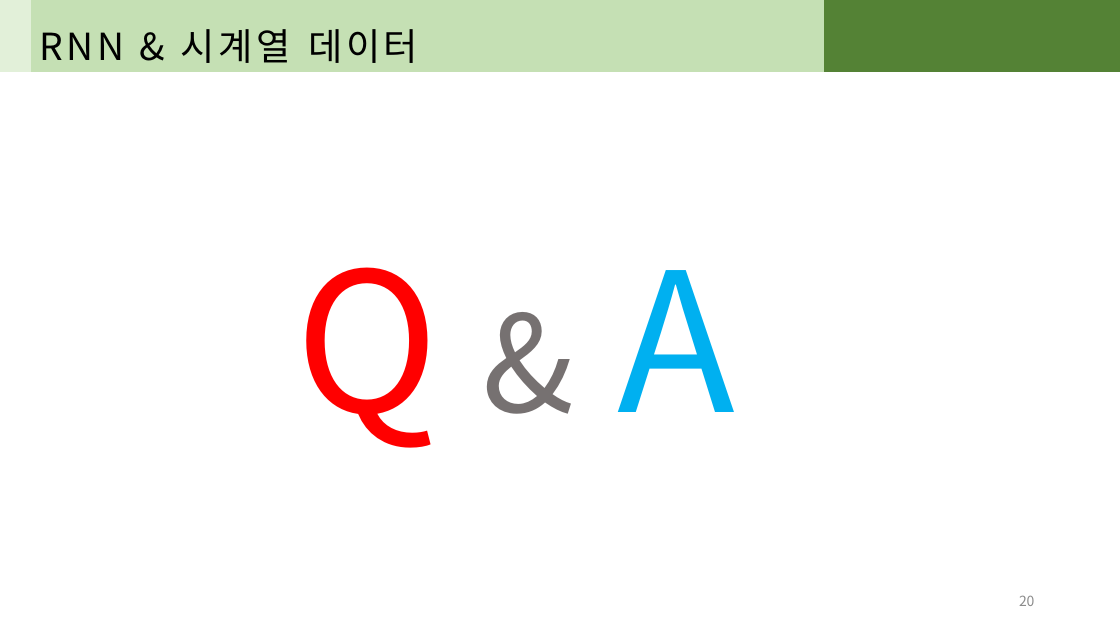
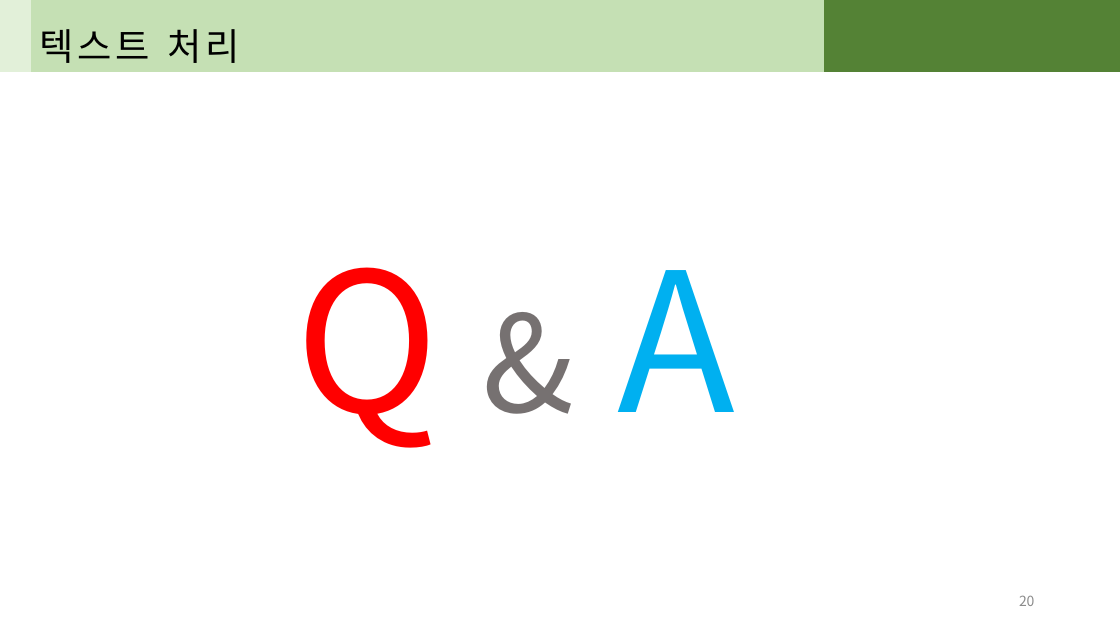
Before and after one commit to john3205/TPDL-20, a slide deck: slide 20 of PPT/04) 3일차-텍스트 분류, 예측 & 텍스트 전처리.pptx. Drawn at 1120x630 pixels with LibreOffice and Linux fonts; fonts in the diff are those of the drawing. Boxes give left, top, right and bottom in pixels: in the first picture for what was removed or moved away, otherwise in the second. Text is boxed around its words. In the diff, an @@ line names an element or a change of style, - is before the commit and + after.

```diff
--- a/PPT/04) 3일차-텍스트 분류, 예측 & 텍스트 전처리.pptx
+++ b/PPT/04) 3일차-텍스트 분류, 예측 & 텍스트 전처리.pptx
@@ text in rectangle at [40, 29, 239, 63]: text changed @@
-RNN & 시계열 데이터
+텍스트 처리
```
Also in this commit, not shown: 6 other files.
